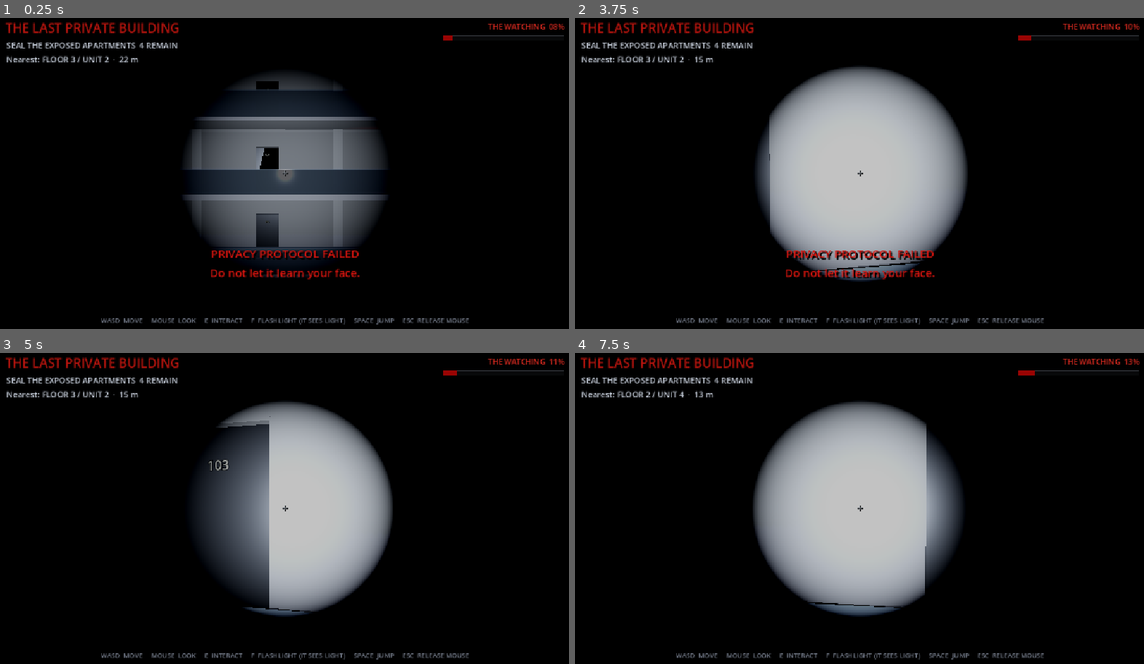
Above: before the commit, frames 1-4 (two rows, left to right).
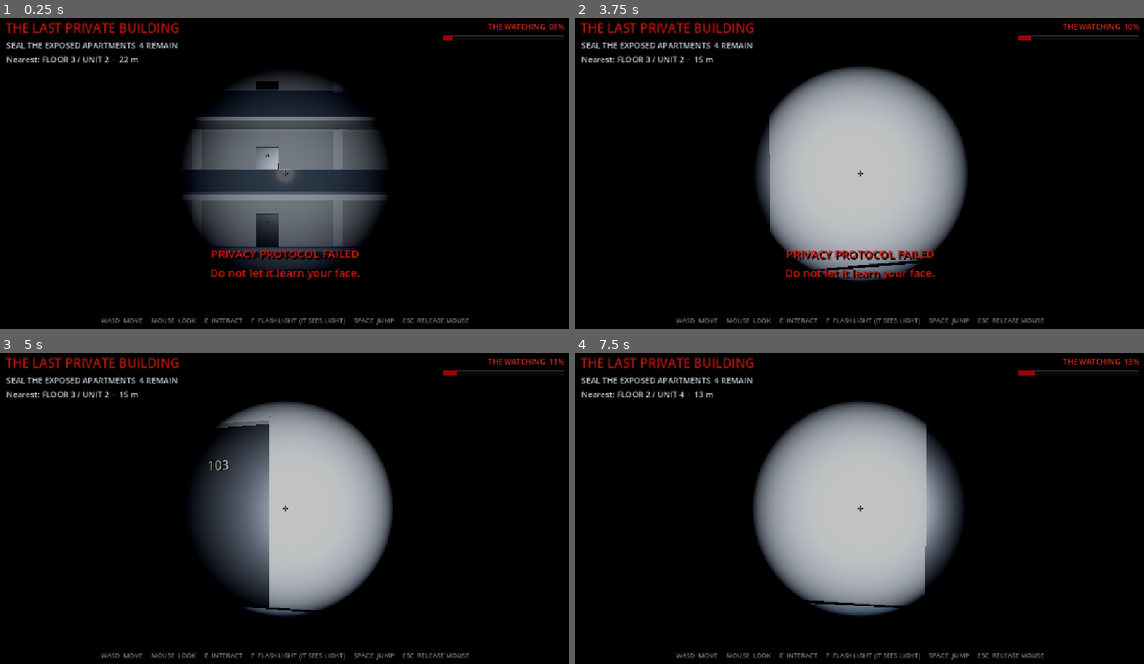
Above: after the commit, the same moments.

Repository: skorotkiewicz/privacy-apartments
Game: Godot game, scene res://main.tscn
The game is run twice, just before and just after one commit, with the same random seed, the same clock (stepped at 60 frames per second) and the same inputs.
Inputs (mouse positions are in pixels of both pictures, inside the frame that each line leads up to):
- Up to frame 1 (0.25 s): no input
- Up to frame 2 (3.75 s): tap Enter (ui_accept) at 0.5, 0.77, 1.25, 1.52, 2, 2.75, 3.02 s; move the mouse to (893, 173) at 0.52 s; hold W from 0.53 s (still down); tap F at 0.6, 2.85 s; move the mouse to (831, 173) at 1.27 s; tap E at 1.35 s; move the mouse to (876, 167) at 2.02 s; tap R at 2.1 s; move the mouse to (853, 179) at 2.77 s; move the mouse to (905, 176) at 3.52 s; hold E from 3.53 s (still down)
- Up to frame 3 (5 s): keep holding W; tap Enter (ui_accept) at 3.77, 4.52 s; move the mouse to (238, 505) at 4.27 s; release E at 4.28 s; tap R at 4.35 s
- Up to frame 4 (7.5 s): tap Enter (ui_accept) at 5, 5.75, 6.02, 6.77 s; move the mouse to (865, 508) at 5.02 s; tap F at 5.1, 7.35 s; move the mouse to (836, 502) at 5.77 s; release W at 5.78 s; hold D 5.78-6.53 s; tap E at 5.85 s; move the mouse to (893, 508) at 6.52 s; hold W from 6.53 s (still down); tap R at 6.6 s; move the mouse to (831, 508) at 7.27 s

The runs differ from the first frame. In frame 1, 0.7% of the frame differs, in the area x 35-65%, y 35-81%; in frame 2, 0.1%; in frame 3, less than 0.1%; in frame 4, 0.1%.

Commit message:
Increase spotlight shadow bias to reduce acne LIGHT BIAS

Diff:
--- a/godot/privacy-apartments/main.tscn
+++ b/godot/privacy-apartments/main.tscn
@@ -61,6 +61,8 @@
 light_color = Color(0.72, 0.79, 0.9, 1)
 light_energy = 6.5
 shadow_enabled = true
+shadow_bias = 0.12
+shadow_normal_bias = 2.0
 spot_range = 17.0
 spot_attenuation = 0.72
 spot_angle = 27.0
